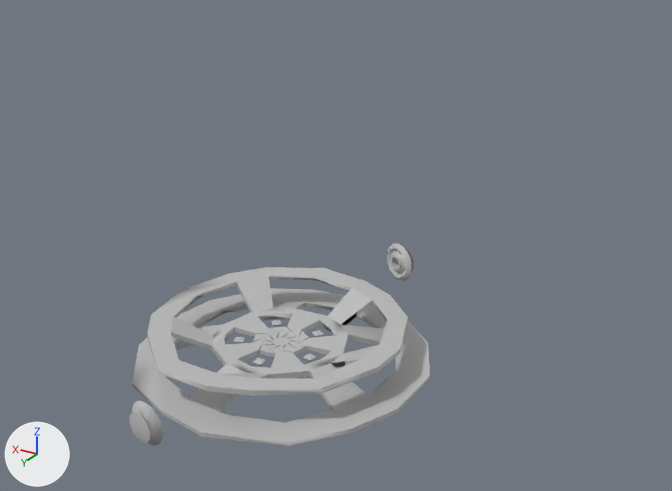
One commit to the FBX model Assets/3DModels/Level/MItchell LVL 1.1.fbx: the scene before it, then after it.
The view is the same before and after, from a camera (50 mm lens) standing at (-17.2, 24.8, 16.8) and looking at (1.3, -6.0, 1.4). Every picture has the same lights, and +X, +Y and +Z are marked at lower left. Where no turn or scale is listed for an object, it has been applied to the vertices.

Before the edit, the objects in view are built like this:
```python
me_mesh_001 = bpy.data.meshes.new('Mesh.001')
me_mesh_001.from_pydata(...)  # 141 vertices, 141 faces; spans x -0.85..0.67, y -0.73..-0.05, z -0.77..0.77
me_mesh_001.materials.append(mat_lambert1)  # grey #bcbcbc
me_mesh_002 = bpy.data.meshes.new('Mesh.002')
me_mesh_002.from_pydata(...)  # 302 vertices, 365 faces; spans x -5.37..5.42, y -5.66..5.48, z -0.71..0.81
me_mesh_002.materials.append(mat_lambert1)  # grey #bcbcbc
me_mesh_007 = bpy.data.meshes.new('Mesh.007')
me_mesh_007.from_pydata(...)  # 141 vertices, 141 faces; spans x -20.7..20.7, y 1.3..18.5, z -20.7..20.7
me_mesh_007.materials.append(mat_lambert1)  # grey #bcbcbc
ob_pcone1 = bpy.data.objects.new('pCone1', me_mesh_001)
ob_pcone1.location = (0.74, 7.03, 0.08)
ob_pcone2 = bpy.data.objects.new('pCone2', me_mesh_007)
ob_pcone2.location = (-2.24, -5.84, 1.67)
ob_pcone2.rotation_euler = (0.0, -3.142, -0.416)  # degrees (0, -180, -24)
ob_pcone2.scale = (0.0373, 0.0373, 0.0373)
ob_pcylinder1 = bpy.data.objects.new('pCylinder1', me_mesh_002)
ob_pcylinder1.location = (0.0, 0.0, 0.07)
```
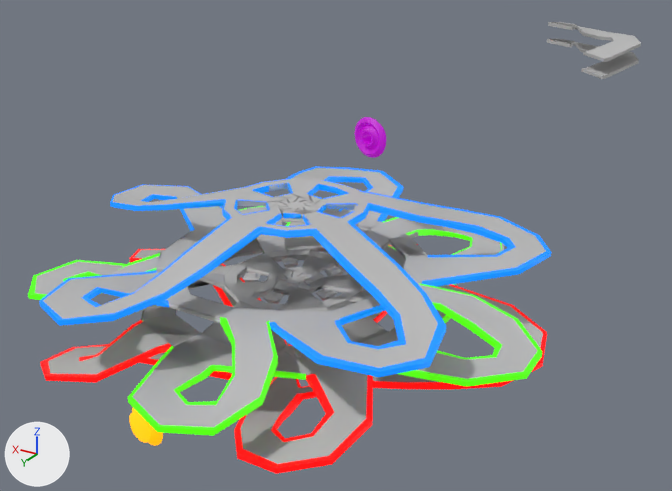
The newer file is also turned or shifted as a whole; pictures and numbers use the older file's frame.

What the commit changed:
Material 'phong4' (mat_phong4) is new.
Its base color is (0.32, 0.0, 0.378) (pink #9900a5).
Its roughness is 0.553.
Its emission color is (0.241, 0.0, 0.285) (purple #870091).
Its emission strength is 1.0.
Material 'phong5' (mat_phong5) is new.
Its base color is (1.0, 0.429, 0.0) (orange #ffaf00).
Its roughness is 0.553.
Its emission color is (1.0, 0.429, 0.0) (orange #ffaf00).
Its emission strength is 1.0.
Material 'blue_fong' (mat_blue_fong) is new.
Its base color is (0.0, 0.0769, 1.0) (blue #004eff).
Its roughness is 0.553.
Its emission color is (0.0, 0.228, 0.594) (blue #0083cb).
Its emission strength is 1.0.
Material 'red_phong' (mat_red_phong) is new.
Its base color is (1.0, 0.0, 0.0) (red #ff0000).
Its roughness is 0.553.
Its emission color is (1.0, 0.0, 0.0) (red #ff0000).
Its emission strength is 1.0.
Material 'green_phong' (mat_green_phong) is new.
Its base color is (0.0, 1.0, 0.0) (green #00ff00).
Its roughness is 0.553.
Its emission color is (0.0905, 0.588, 0.0) (green #55ca00).
Its emission strength is 1.0.
me_mesh_007 has 141 vertices, 141 faces and spans x -20.7..20.7, y 1.3..18.5, z -20.7..20.7.
me_mesh_007 no longer uses material mat_lambert1 (grey #bcbcbc).
me_mesh_007 now uses material mat_phong4 (pink #9900a5).
me_mesh_001 has 141 vertices, 141 faces and spans x -0.85..0.67, y -0.73..-0.05, z -0.77..0.77.
me_mesh_001 no longer uses material mat_lambert1 (grey #bcbcbc).
me_mesh_001 now uses material mat_phong5 (orange #ffaf00).
Mesh me_mesh_007_1 is new.
It has 32 vertices, 30 faces and spans x -2.34..2.02, y -2.44..2.59, z -0.86..0.65.
It uses material mat_lambert1 (grey #bcbcbc).
Mesh me_mesh_009 is new.
It has 1721 vertices, 1982 faces and spans x -9.2..8.8, y -8.8..9.3, z -3.2..3.0.
Faces by material slot: [1337, 235, 163, 247].
It uses material mat_lambert1 (grey #bcbcbc).
It uses material mat_red_phong (red #ff0000).
It uses material mat_green_phong (green #00ff00).
It uses material mat_blue_fong (blue #004eff).
Object 'pCone2' (ob_pcone2) moves from (-2.24, -5.84, 1.67) to (-1.29, -4.87, 6.91).
Object 'pCone2' (ob_pcone2) turns from (0, -180, -24) to (0, 180, -11) degrees about x, y and z.
Object 'pCylinder1' (ob_pcylinder1) is deleted.
Object 'pCylinder5' (ob_pcylinder5) is new; it shows me_mesh_007_1.
Its location is (-3.62, -23.98, 6.99).
Object 'pCylinder28' (ob_pcylinder28) is new; it shows me_mesh_009.
Its location is (-0.7, 0.0, 2.65).
Object 'pCylinder6' (ob_pcylinder6) is new; it shows a copy of me_mesh_007_1.
Its location is (-3.62, -23.98, 7.86).

Where the change shows, as pixel boxes [x1, y1, x2, y2] in the pictures (672 x 491 px):
'pCylinder28', added
    after: [28, 166, 551, 474]
    faces in mat_lambert1 (grey #bcbcbc): [35, 168, 546, 464]
    faces in mat_blue_fong (blue #004eff): [39, 166, 551, 377]
    faces in mat_red_phong (red #ff0000): [40, 245, 547, 474]
    faces in mat_green_phong (green #00ff00): [28, 206, 543, 436]
'pCylinder1', deleted
    before: [132, 267, 430, 446]
'pCone2', recoloured, moved, turned
    before: [387, 243, 414, 281]
    after: [354, 117, 386, 158]
'pCylinder6', added
    after: [548, 22, 641, 62]
'pCone1', recoloured
    both: [129, 401, 163, 446]
'pCylinder5', added
    after: [547, 38, 639, 79]
